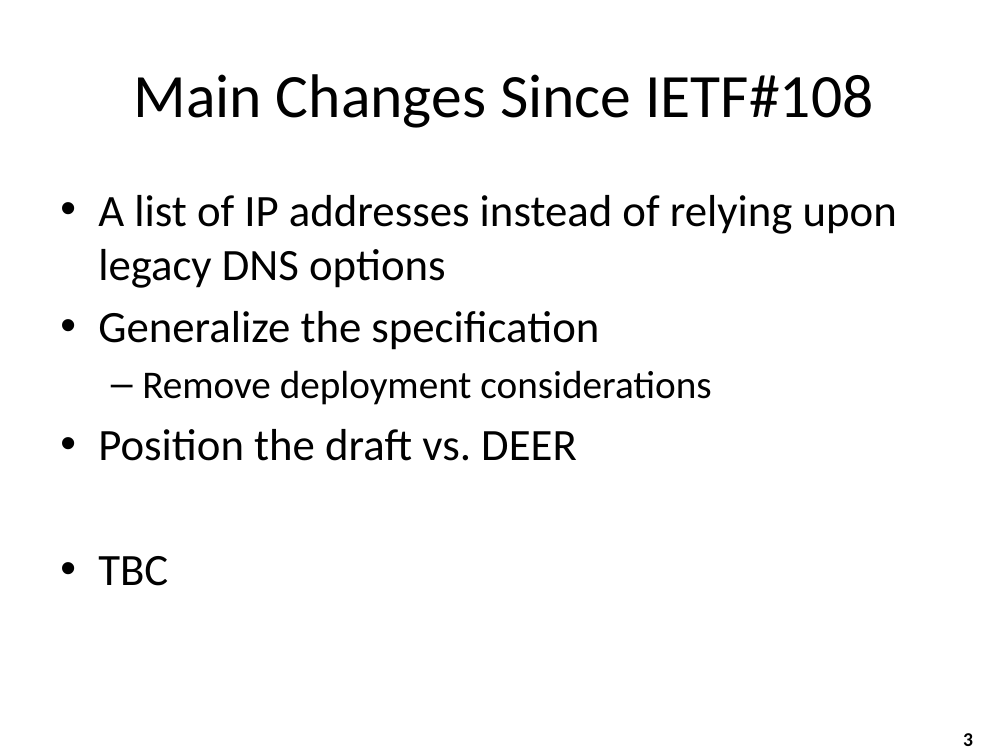
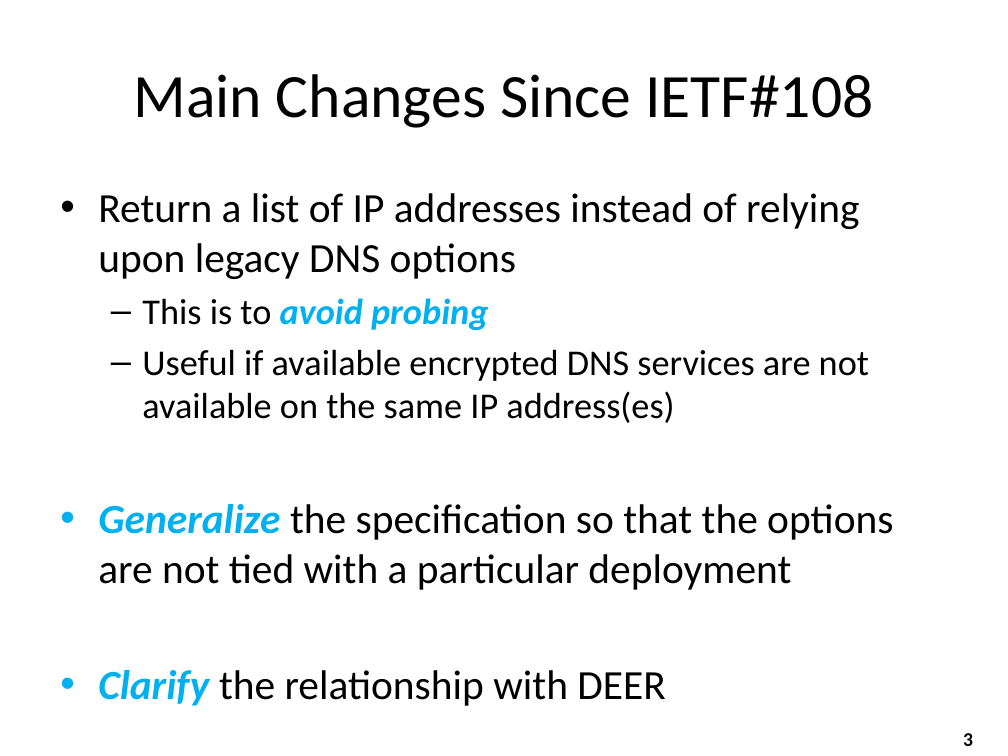
Before and after one commit to boucadair/draft-btw-add-home-network, a slide deck: slide 3 of Interim-01-2021/draft-btw-add-home-Interim012021.pptx. Drawn at 1008x756 pixels with LibreOffice and Linux fonts; fonts in the diff are those of the drawing. Boxes give left, top, right and bottom in pixels: in the first picture for what was removed or moved away, otherwise in the second. Text is boxed around its words. In the diff, an @@ line names an element or a change of style, - is before the commit and + after.

```diff
--- a/Interim-01-2021/draft-btw-add-home-Interim012021.pptx
+++ b/Interim-01-2021/draft-btw-add-home-Interim012021.pptx
@@ text at (98, 193, 893, 590): text changed; size 32 to 29.6 pt @@
-• A list of IP addresses instead of relying upon legacy DNS options
-• Generalize the specification
-  – Remove deployment considerations
-• Position the draft vs. DEER
-• TBC
+• Return a list of IP addresses instead of relying upon legacy DNS options
+  – This is to avoid probing
+  – Useful if available encrypted DNS services are not available on the same IP address(es)
+• Generalize the specification so that the options are not tied with a particular deployment
+• Clarify the relationship with DEER
```
Also in this commit, not shown: 3 other slides changed, 3 slides removed, 1 other file.
